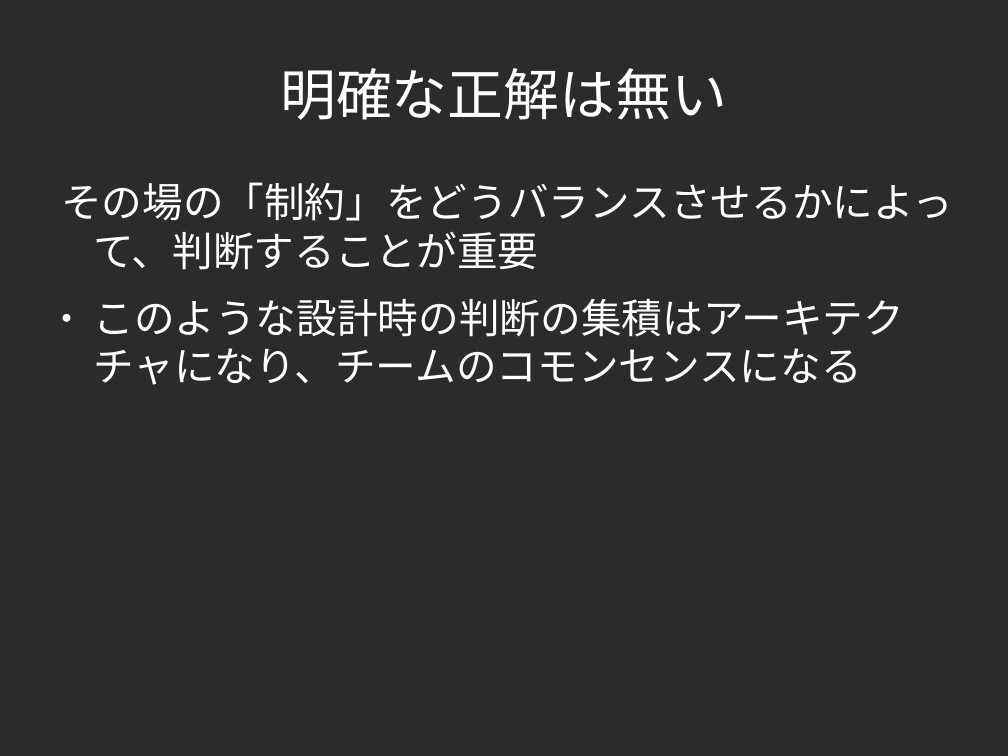
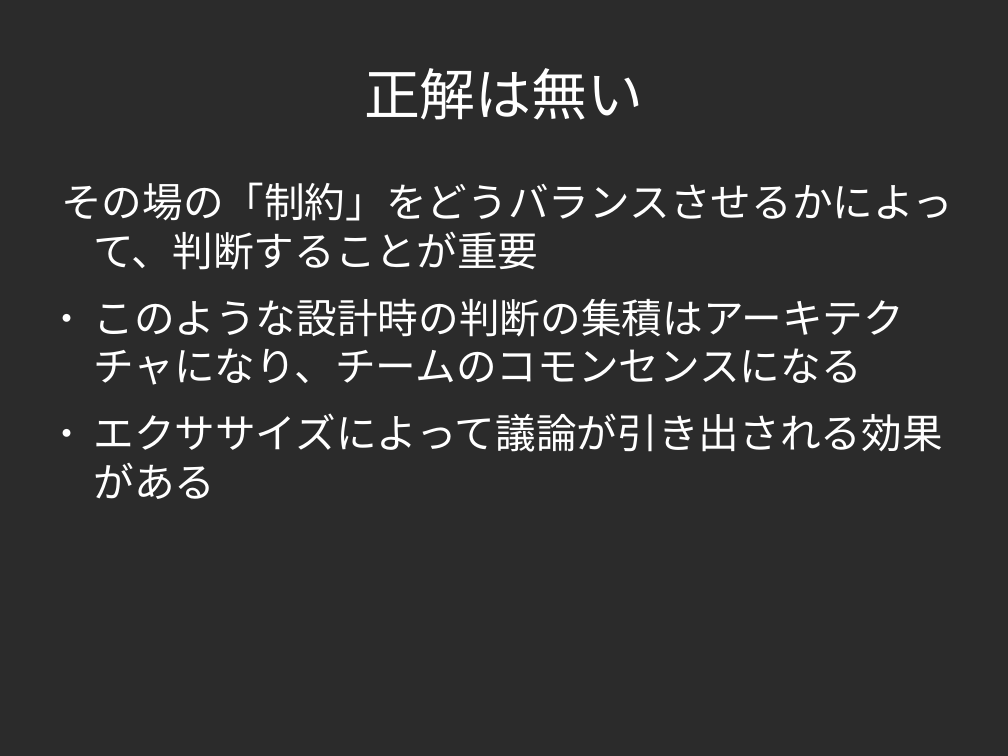
Before and after one commit to yojik/yojik-lib, a slide deck: slide 67 of 2009devsumi/oo_exercise/doc/devsum.odp (slide 64 before the commit). Drawn at 1008x756 pixels with LibreOffice and Linux fonts; fonts in the diff are those of the drawing; background and template pictures are left out; a plain dark background stands for a picture behind light text. Boxes give left, top, right and bottom in pixels: in the first picture for what was removed or moved away, otherwise in the second. Text is boxed around its words. In the diff, an @@ line names an element or a change of style, - is before the commit and + after.

```diff
--- a/2009devsumi/oo_exercise/doc/devsum.odp
+++ b/2009devsumi/oo_exercise/doc/devsum.odp
@@ title at [364,68,643,120]: text changed @@
-明確な正解は無い
+正解は無い
@@ text at [93,413,942,499]: paragraph added @@
+● エクササイズによって議論が引き出される効果がある
```
Also in this commit, not shown: 16 other slides changed, 4 slides added, 1 slide removed.
